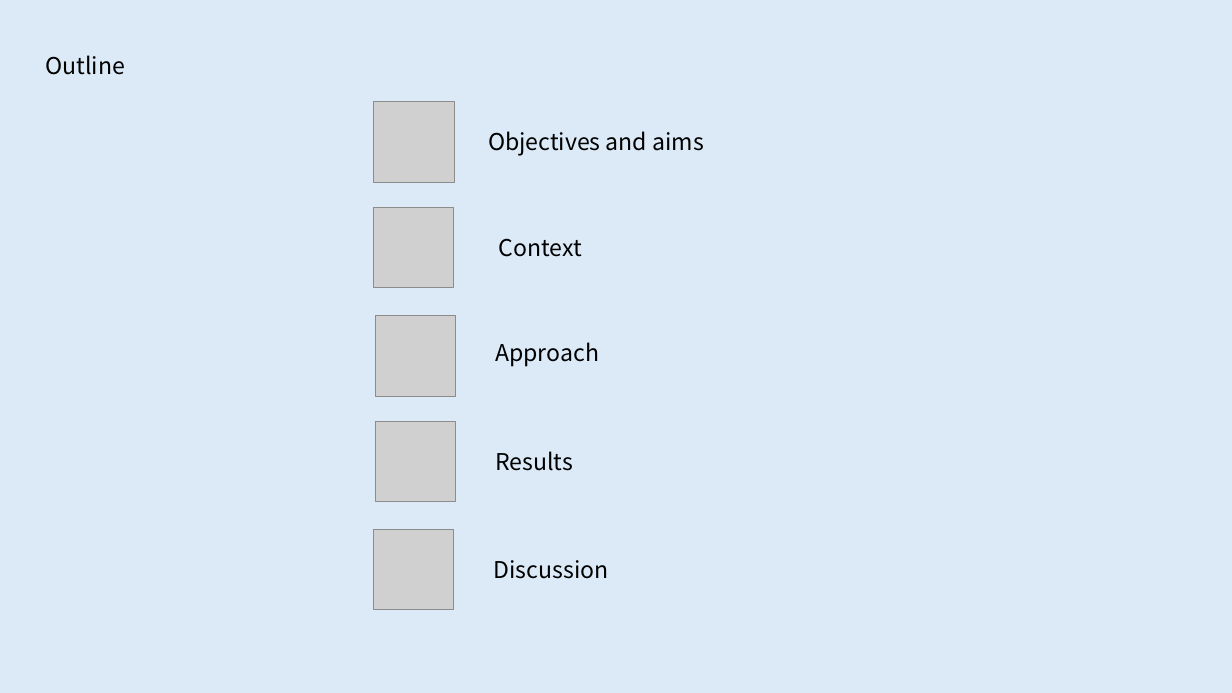
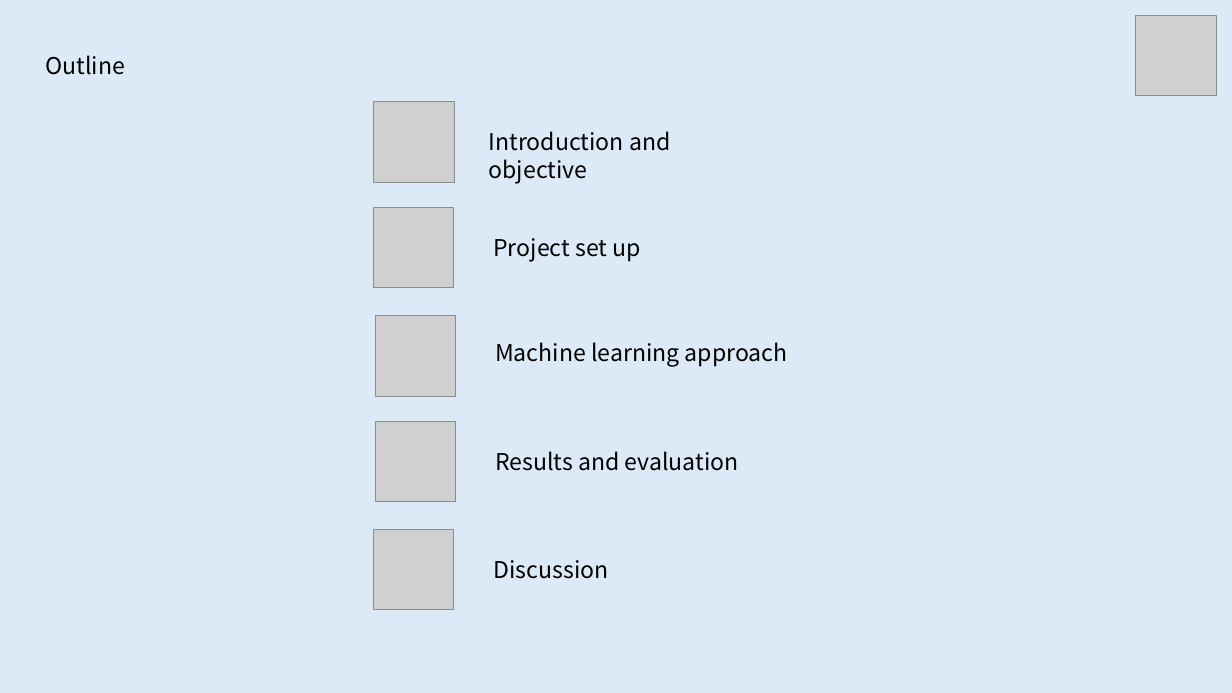
Before and after one commit to rhlt/tnbc, a slide deck: slide 2 of CapstoneProject_FinalPresentation.pptx. Drawn at 1232x693 pixels with LibreOffice and Linux fonts; fonts in the diff are those of the drawing; grey boxes stand for pictures. Boxes give left, top, right and bottom in pixels: in the first picture for what was removed or moved away, otherwise in the second. Text is boxed around its words. In the diff, an @@ line names an element or a change of style, - is before the commit and + after.

```diff
--- a/CapstoneProject_FinalPresentation.pptx
+++ b/CapstoneProject_FinalPresentation.pptx
@@ picture added at [1136, 15, 1216, 95] @@
@@ text at [489, 131, 670, 184]: text changed @@
-Objectives and aims
+Introduction and objective
@@ text at [493, 238, 640, 262]: text changed @@
-Context
+Project set up
@@ text at [495, 342, 788, 367]: text changed @@
-Approach
+Machine learning approach
@@ text at [495, 451, 739, 471]: text changed @@
-Results
+Results and evaluation
```
Also in this commit, not shown: 14 other slides changed, 4 slides added, 2 slides removed, 1 other file.
